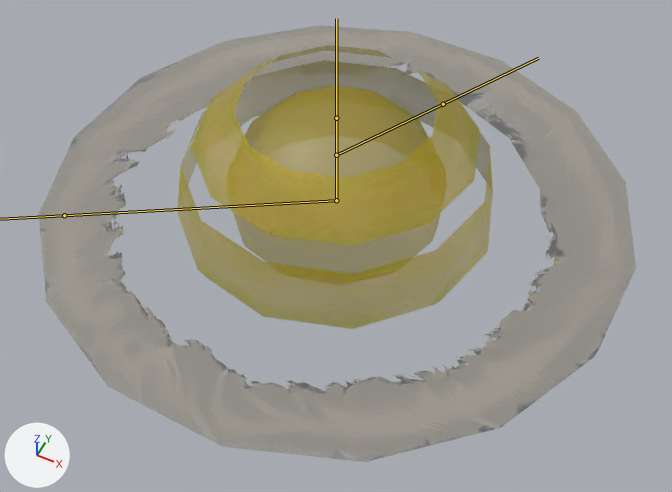
Renders of the FBX model Assets/Models/Effects/FireExplosion.fbx from each side of a commit.
One viewpoint serves both versions: a 50 mm camera at (4.88, -9.79, 11.1) aimed at (0.46, -0.95, 0.06). Arrows for +X, +Y and +Z are at lower left; the lights stay in place. Both versions are drawn at frame 31 of the action 'Armature|Explosion'; the numbers are the values there. The bones that bend it are drawn over the model as lines.
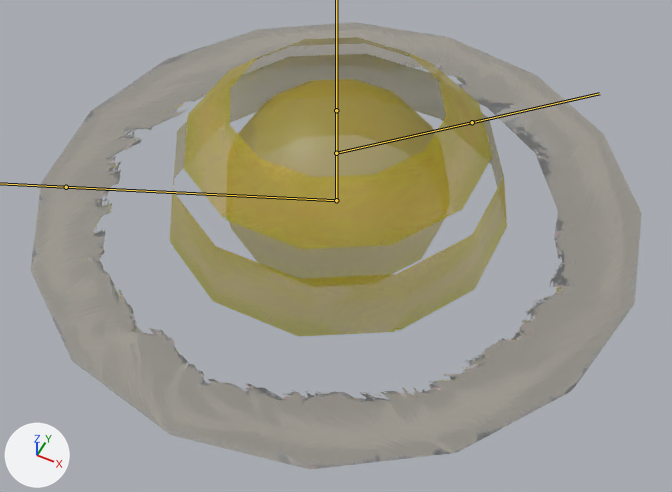
Boxes (x1, y1, x2, y2) around the edits, measured in the pictures (672 x 492 px):
'Cube', posed: before (38, 25, 636, 462); after (30, 22, 642, 470)
bone 'Main', root to tip: before (336, 200) to (336, 118); after (336, 200) to (336, 110)
bone 'Rings', root to tip: before (336, 155) to (443, 104); after (336, 153) to (472, 122)
bone 'DustOut', root to tip: before (336, 200) to (64, 215); after (336, 200) to (66, 187)

The change in detail:
Bone 'Main' (bone_main) turns from (0, -62, 0) to (0, -45, 0) degrees about its own x, y and z.
Bone 'Main' (bone_main) is rescaled from (0.9, 0.77, 0.9) to (0.93, 0.84, 0.93).
Bone 'Rings' (bone_rings) moves from (0.17, 0.0, 0.0) to (0.13, 0.0, 0.0).
Bone 'Rings' (bone_rings) turns from (-62, 0, 0) to (-45, 0, 0) degrees about its own x, y and z.
Bone 'Rings' (bone_rings) is rescaled from (1.08, 1.24, 1.24) to (1.12, 1.33, 1.33).
Bone 'DustIn' (bone_dustin) turns from (0, 0, -149) to (0, 0, -157) degrees about its own x, y and z.
Bone 'DustIn' (bone_dustin) is rescaled from (1.3, 1.3, 1.3) to (1.38, 1.38, 1.38).
Bone 'DustOut' (bone_dustout) is rescaled from (1.03, 1.03, 1.03) to (0.99, 0.99, 0.99).
